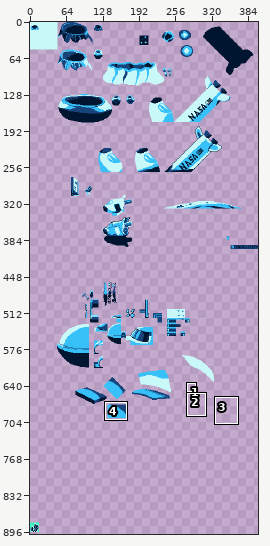
Pixel-art file -- assets/backgrounds/tileset.aseprite. Above, an overview of the earlier version with the close-up marked.
Close-up. As it was:
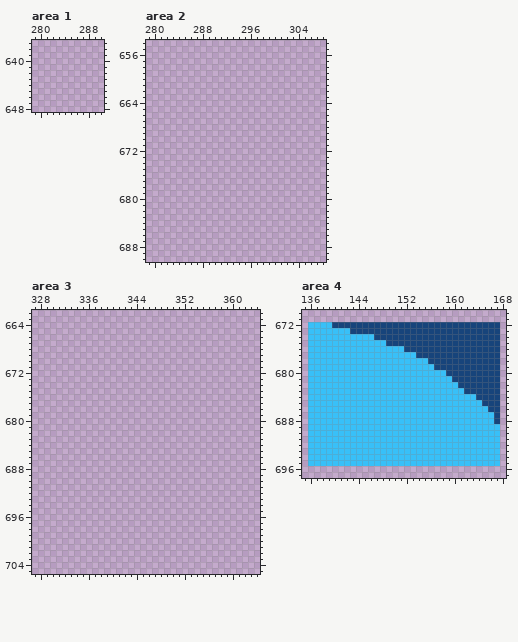
400x900 pixels, 1 frame. Shown: area 1: x 279..290, y 637..648; area 2: x 279..308, y 654..690; area 3: x 327..364, y 662..705; area 4: x 135..168, y 670..697. The commit also changed other parts of the picture, which this record leaves out.
After:
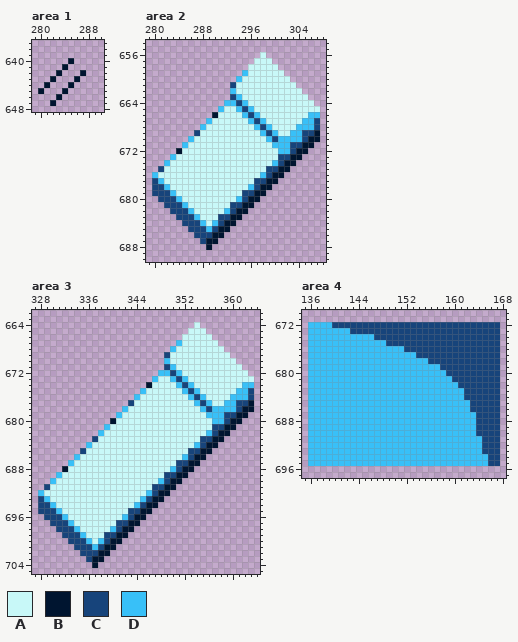
Palette (. is transparent): A #c8f8f8  B #001530  C #17447b  D #38c0f8
Difference:
--- area 1, layer "Layer 1 Copy"
@@ x 279..290 @@
 639 ............
-640 ............
-641 ............
-642 ............
-643 ............
-644 ............
-645 ............
-646 ............
-647 ............
+640 ......B.....
+641 .....B......
+642 ....B...B...
+643 ...B...B....
+644 ..B...B.....
+645 .B...B......
+646 ....B.......
+647 ...B........
 648 ............
--- area 2, layer "Layer 1 Copy"
@@ x 279..308 @@
 655 ..............................
-656 ..............................
-657 ..............................
-658 ..............................
-659 ..............................
-660 ..............................
-661 ..............................
-662 ..............................
-663 ..............................
-664 ..............................
-665 ..............................
-666 ..............................
-667 ..............................
-668 ..............................
-669 ..............................
-670 ..............................
-671 ..............................
-672 ..............................
-673 ..............................
-674 ..............................
-675 ..............................
-676 ..............................
-677 ..............................
-678 ..............................
-679 ..............................
-680 ..............................
-681 ..............................
-682 ..............................
-683 ..............................
-684 ..............................
-685 ..............................
-686 ..............................
-687 ..............................
-688 ..............................
+656 ...................A..........
+657 ..................AAA.........
+658 .................AAAAA........
+659 ................DAAAAAA.......
+660 ...............DAAAAAAAA......
+661 ..............CAAAAAAAAAA.....
+662 ..............DAAAAAAAAAAA....
+663 ..............CDAAAAAAAAAAA...
+664 .............DDCDAAAAAAAAAAA..
+665 ............DAADCDAAAAAAAAAAA.
+666 ...........BAAAADCDAAAAAAAADD.
+667 ..........DAAAAAADCDAAAAAADDC.
+668 .........DAAAAAAAADCDAAAADDDC.
+669 ........CAAAAAAAAAADCDAADDCCB.
+670 .......DAAAAAAAAAAAADCDDDDCBB.
+671 ......DAAAAAAAAAAAAAADDDCCBB..
+672 .....BAAAAAAAAAAAAAAAADDCBB...
+673 ....DAAAAAAAAAAAAAAAAACCBB....
+674 ...DAAAAAAAAAAAAAAAAADCBB.....
+675 ..CAAAAAAAAAAAAAAAAACCBB......
+676 .DAAAAAAAAAAAAAAAAADCBB.......
+677 .CDAAAAAAAAAAAAAAACCBB........
+678 .CCDAAAAAAAAAAAAADCBB.........
+679 .CCCDAAAAAAAAAAACCBB..........
+680 ..CCCDAAAAAAAAADCBB...........
+681 ...CCCDAAAAAAACCBB............
+682 ....CCCDAAAAADCBB.............
+683 .....CCCDAAACCBB..............
+684 ......CCCDADCBB...............
+685 .......CCCDCBB................
+686 ........CCCBB.................
+687 .........CBB..................
+688 ..........B...................
 689 ..............................
--- area 3, layer "Layer 1 Copy"
@@ x 327..364 @@
 663 ......................................
-664 ......................................
-665 ......................................
-666 ......................................
-667 ......................................
-668 ......................................
-669 ......................................
-670 ......................................
-671 ......................................
-672 ......................................
-673 ......................................
-674 ......................................
-675 ......................................
-676 ......................................
-677 ......................................
-678 ......................................
-679 ......................................
-680 ......................................
-681 ......................................
-682 ......................................
-683 ......................................
-684 ......................................
-685 ......................................
-686 ......................................
-687 ......................................
-688 ......................................
-689 ......................................
-690 ......................................
-691 ......................................
-692 ......................................
-693 ......................................
-694 ......................................
-695 ......................................
-696 ......................................
-697 ......................................
-698 ......................................
-699 ......................................
-700 ......................................
-701 ......................................
-702 ......................................
-703 ......................................
-704 ......................................
+664 ...........................A..........
+665 ..........................AAA.........
+666 .........................AAAAA........
+667 ........................DAAAAAA.......
+668 .......................DAAAAAAAA......
+669 ......................CAAAAAAAAAA.....
+670 ......................DAAAAAAAAAAA....
+671 ......................CDAAAAAAAAAAA...
+672 .....................DDCDAAAAAAAAAAA..
+673 ....................DAADCDAAAAAAAAAAA.
+674 ...................BAAAADCDAAAAAAAADD.
+675 ..................DAAAAAADCDAAAAAADDC.
+676 .................DAAAAAAAADCDAAAADDDC.
+677 ................CAAAAAAAAAADCDAADDCCB.
+678 ...............DAAAAAAAAAAAADCDDDDCBB.
+679 ..............DAAAAAAAAAAAAAADDDCCBB..
+680 .............BAAAAAAAAAAAAAAAADDCBB...
+681 ............DAAAAAAAAAAAAAAAAACCBB....
+682 ...........DAAAAAAAAAAAAAAAAADCBB.....
+683 ..........CAAAAAAAAAAAAAAAAACCBB......
+684 .........DAAAAAAAAAAAAAAAAADCBB.......
+685 ........CAAAAAAAAAAAAAAAAACCBB........
+686 .......DAAAAAAAAAAAAAAAAADCBB.........
+687 ......DAAAAAAAAAAAAAAAAACCBB..........
+688 .....BAAAAAAAAAAAAAAAAADCBB...........
+689 ....DAAAAAAAAAAAAAAAAACCBB............
+690 ...DAAAAAAAAAAAAAAAAADCBB.............
+691 ..CAAAAAAAAAAAAAAAAACCBB..............
+692 .DAAAAAAAAAAAAAAAAADCBB...............
+693 .CDAAAAAAAAAAAAAAADCBB................
+694 .CCDAAAAAAAAAAAAADCBB.................
+695 .CCCDAAAAAAAAAAACCBB..................
+696 ..CCCDAAAAAAAAADCBB...................
+697 ...CCCDAAAAAAACCBB....................
+698 ....CCCDAAAAADCBB.....................
+699 .....CCCDAAACCBB......................
+700 ......CCCDADCBB.......................
+701 .......CCCDCBB........................
+702 ........CCCBB.........................
+703 .........CBB..........................
+704 ..........B...........................
 705 ......................................
--- area 4, layer "Layer 1 Copy"
@@ x 155..159 @@
 678 DCCCC
-679 DDCCC
+679 DDDCC
 680 DDDDC
@@ x 160..168 @@
 683 DDCCCCCC.
-684 DDDDCCCC.
-685 DDDDDCCC.
-686 DDDDDDCC.
-687 DDDDDDDC.
-688 DDDDDDDC.
-689 DDDDDDDD.
-690 DDDDDDDD.
-691 DDDDDDDD.
-692 DDDDDDDD.
-693 DDDDDDDD.
-694 DDDDDDDD.
-695 DDDDDDDD.
+684 DDCCCCCC.
+685 DDDCCCCC.
+686 DDDCCCCC.
+687 DDDDCCCC.
+688 DDDDCCCC.
+689 DDDDCCCC.
+690 DDDDCCCC.
+691 DDDDDCCC.
+692 DDDDDCCC.
+693 DDDDDCCC.
+694 DDDDDDCC.
+695 DDDDDDCC.
 696 .........
Pixel boxes of the changes (left, top, right, bottom) in both close-ups:
added: (38, 58, 86, 106)
added: (152, 52, 320, 250)
added: (38, 322, 254, 568)
changed: (434, 364, 440, 370)
changed: (464, 394, 500, 466)
